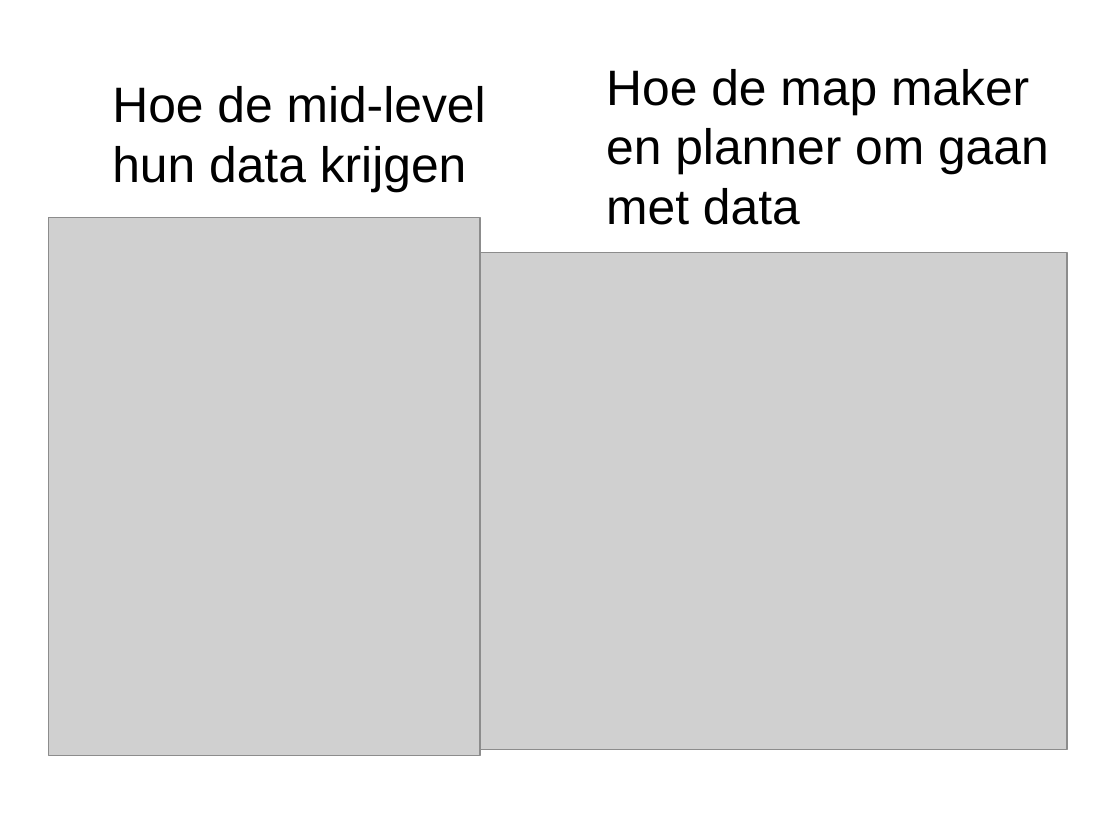
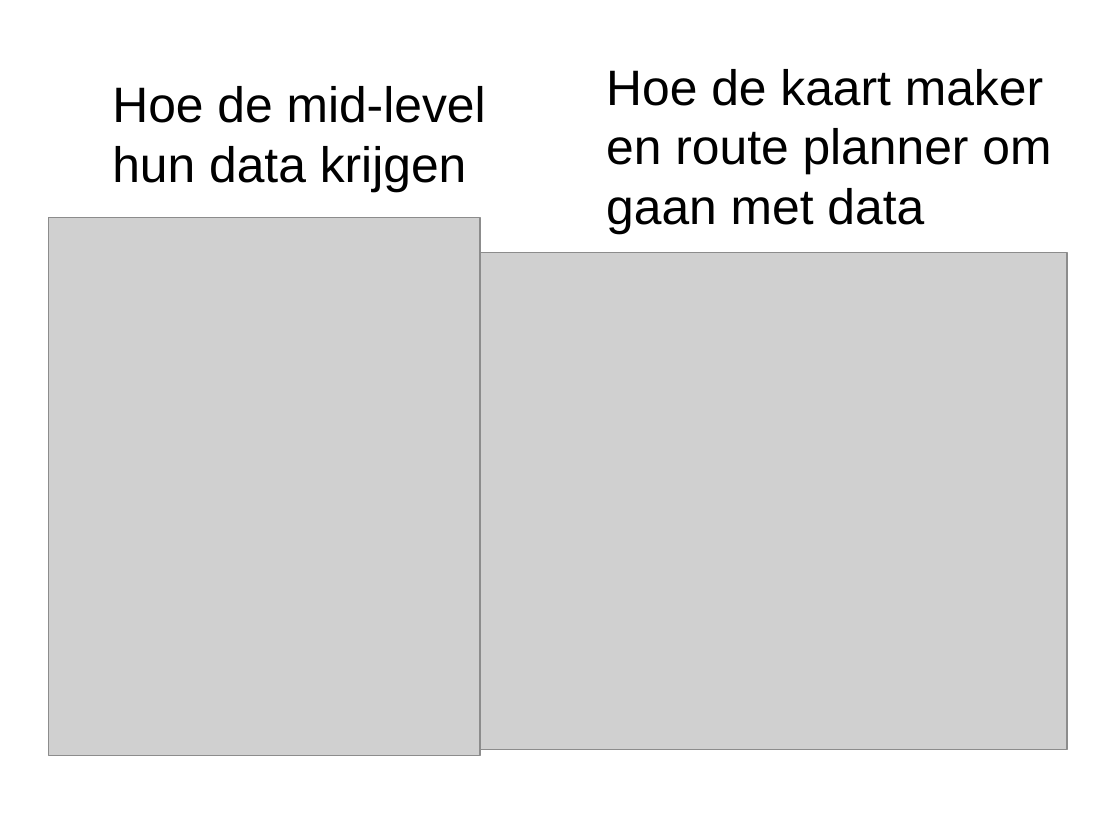
Before and after one commit to tamsl/swe-thaf, a slide deck: slide 11 of doc/presentatie/TEAM F.ppt. Drawn at 1120x840 pixels with LibreOffice and Linux fonts; fonts in the diff are those of the drawing; grey boxes stand for pictures. Boxes give left, top, right and bottom in pixels: in the first picture for what was removed or moved away, otherwise in the second. Text is boxed around its words. In the diff, an @@ line names an element or a change of style, - is before the commit and + after.

```diff
--- a/doc/presentatie/TEAM F.ppt
+++ b/doc/presentatie/TEAM F.ppt
@@ text at box(606, 69, 1051, 235): text changed @@
-Hoe de map maker en planner om gaan met data
+Hoe de kaart maker en route planner om gaan met data
```
Also in this commit, not shown: 11 other slides changed.
